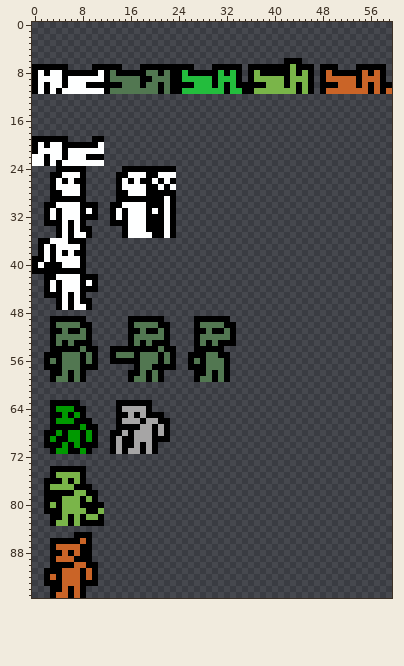
File history of a sprite sheet, resources/creatures.png. Above is the file before it was changed.
The file is 60x96 pixels. Colours within 5 levels of each other are drawn and written as one.
New version:
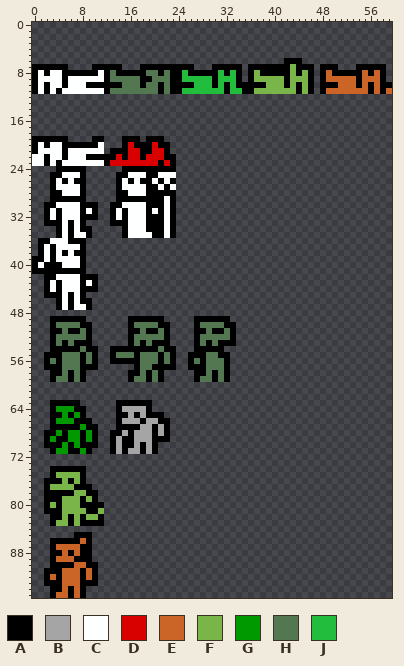
Palette (. is transparent): A #000000  B #a6a5a5  C #feffff  D #d90000  E #ca6427  F #7ab549  G #009900  H #527751  J #23bd3d
The edit:
y 19: x 15..17 ... -> AAA; x 19..21 ... -> AAA
y 20: x 15..22 ........ -> ADAAADAA
y 21: x 13..22 .......... -> AAADDAADDA
y 22: x 12..23 ............ -> AADADDADDDAA
y 23: x 12..23 ............ -> ADDDDDDDDADA
Where, in picture pixels (left, top, right, bottom), the same in both pictures:
added: (104, 136, 176, 166)
